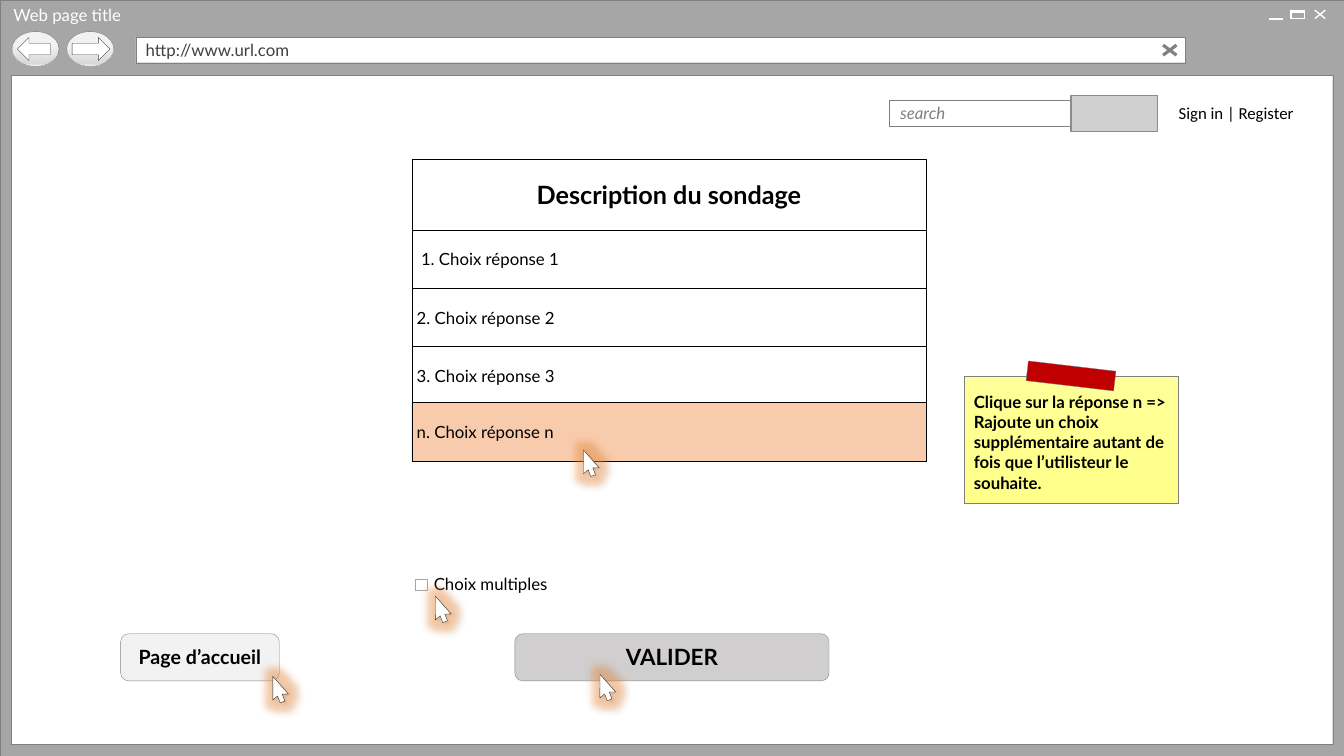
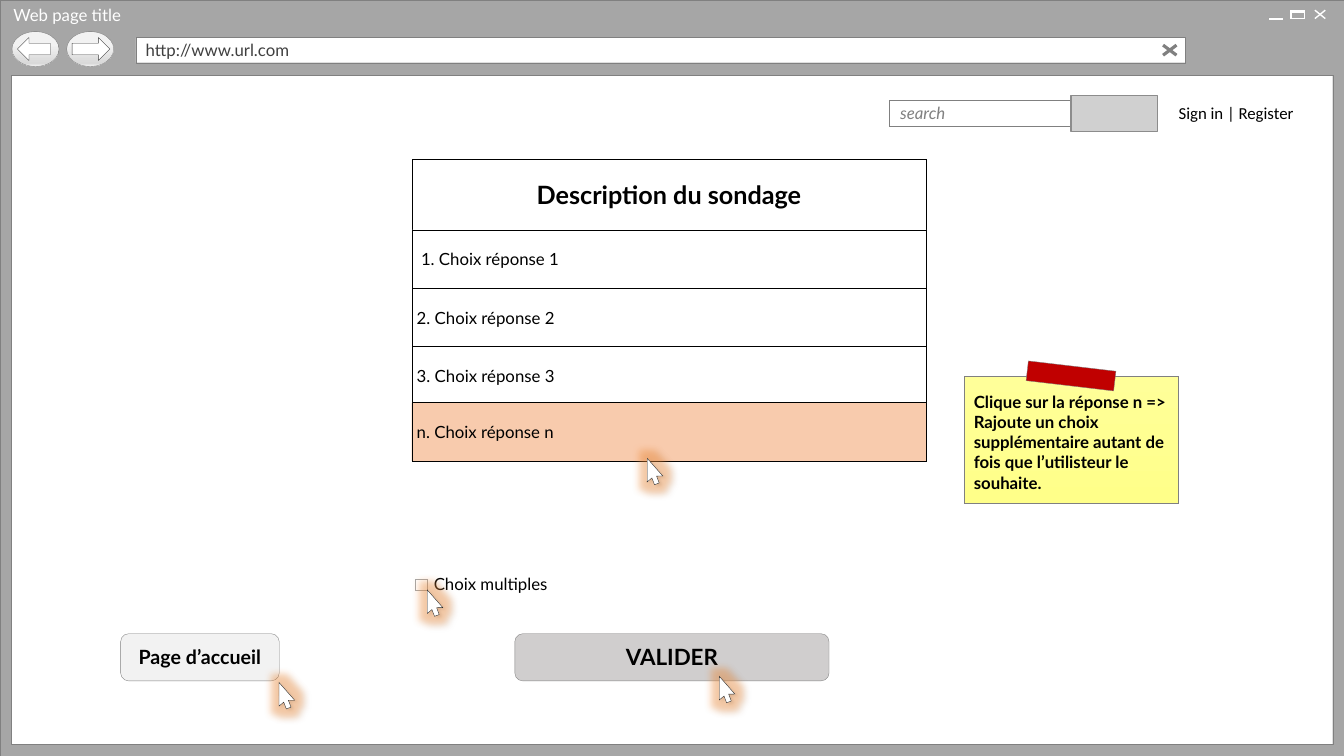
Before and after one commit to Holyz1988/PROJET1-ASP.NET, a slide deck: slide 6 of Page d’acceuil.pptx. Drawn at 1344x756 pixels with LibreOffice and Linux fonts; fonts in the diff are those of the drawing; grey boxes stand for pictures; background and template pictures are left out. Boxes give left, top, right and bottom in pixels: in the first picture for what was removed or moved away, otherwise in the second. Text is boxed around its words. In the diff, an @@ line names an element or a change of style, - is before the commit and + after.

```diff
--- a/Page d’acceuil.pptx
+++ b/Page d’acceuil.pptx
@@ freeform shape: place and size @@
-freeform shape at (575,448,601,479)
+freeform shape at (640,456,666,487)
@@ freeform shape: place and size @@
-freeform shape at (428,594,454,625)
+freeform shape at (419,587,445,618)
@@ freeform shape: place and size @@
-freeform shape at (265,673,291,705)
+freeform shape at (271,679,297,711)
@@ freeform shape: place and size @@
-freeform shape at (593,671,618,703)
+freeform shape at (712,673,737,705)
```
Also in this commit, not shown: 28 other slides changed, 1 slide added.
